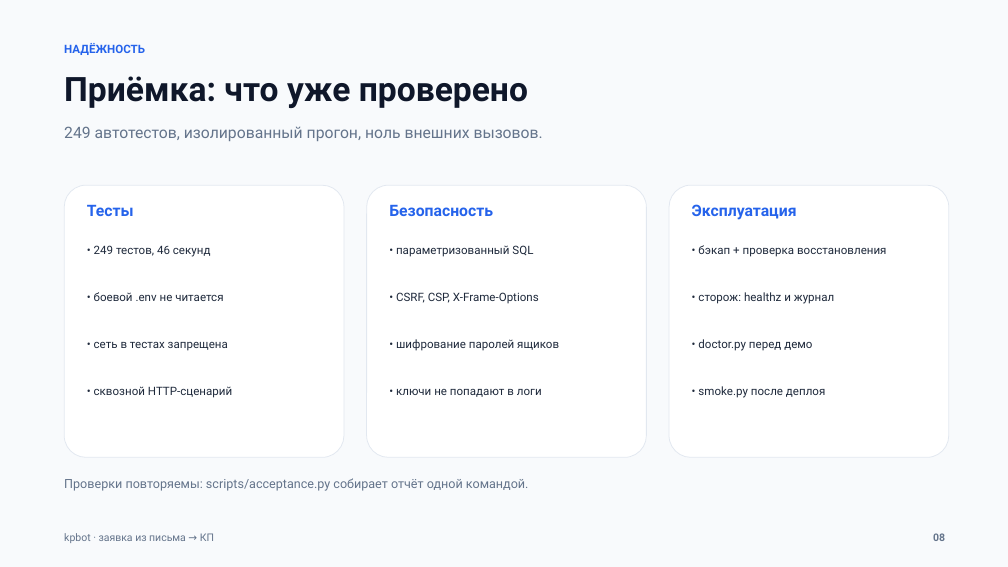
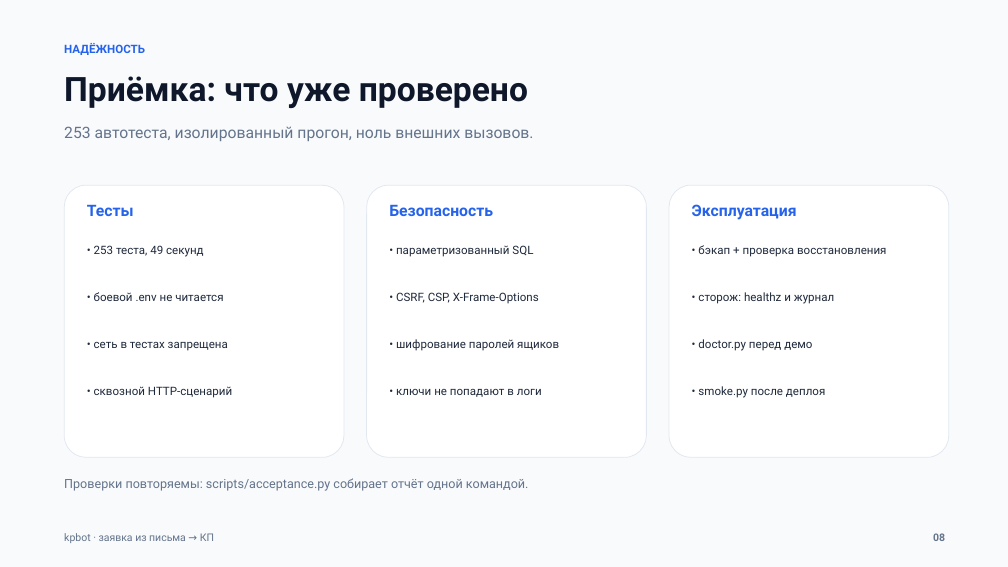
Before and after one commit to IvanBurtsev/Kpbot, a slide deck: slide 8 of presentation/kpbot-deck.pptx. Drawn at 1008x567 pixels with LibreOffice and Linux fonts; fonts in the diff are those of the drawing. Boxes give left, top, right and bottom in pixels: in the first picture for what was removed or moved away, otherwise in the second. Text is boxed around its words. In the diff, an @@ line names an element or a change of style, - is before the commit and + after.

```diff
--- a/presentation/kpbot-deck.pptx
+++ b/presentation/kpbot-deck.pptx
@@ text at (64, 126, 533, 141): text changed @@
-249 автотестов, изолированный прогон, ноль внешних вызовов.
+253 автотеста, изолированный прогон, ноль внешних вызовов.
@@ text at (94, 245, 204, 257): text changed @@
-• 249 тестов, 46 секунд
+• 253 теста, 49 секунд
```
Also in this commit, not shown: 2 other slides changed, 15 other files.
